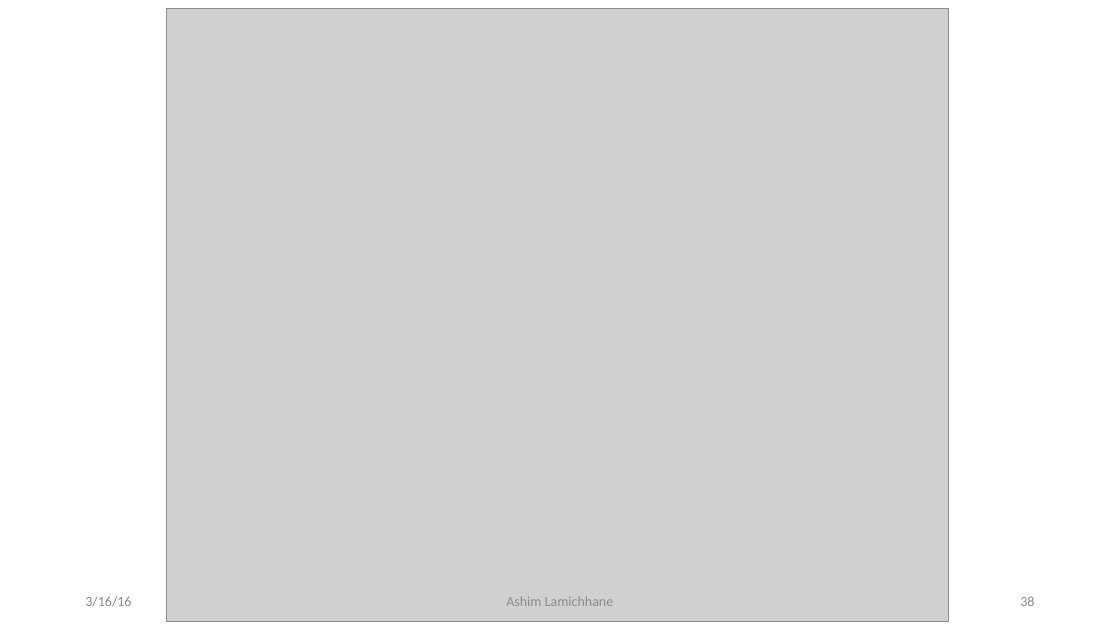
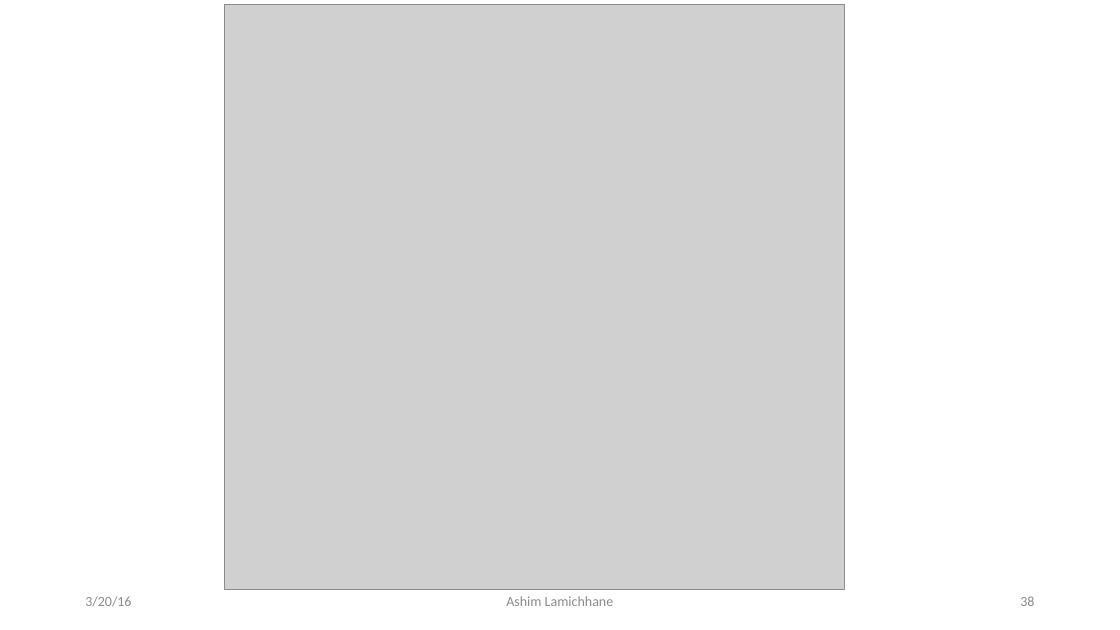
Before and after one commit to ashim888/csit-c, a slide deck: slide 38 of Unit 8/pointer.pptx. Drawn at 1120x630 pixels with LibreOffice and Linux fonts; fonts in the diff are those of the drawing; grey boxes stand for pictures. Boxes give left, top, right and bottom in pixels: in the first picture for what was removed or moved away, otherwise in the second. Text is boxed around its words. In the diff, an @@ line names an element or a change of style, - is before the commit and + after.

Commit message:
more added

```diff
--- a/Unit 8/pointer.pptx
+++ b/Unit 8/pointer.pptx
@@ picture: place and size @@
-picture at bbox=[167, 8, 949, 622]
+picture at bbox=[224, 4, 844, 590]
@@ text at bbox=[85, 596, 131, 607]: text changed @@
-3/16/16
+3/20/16
```
Also in this commit, not shown: 43 other slides changed, 8 slides added.
